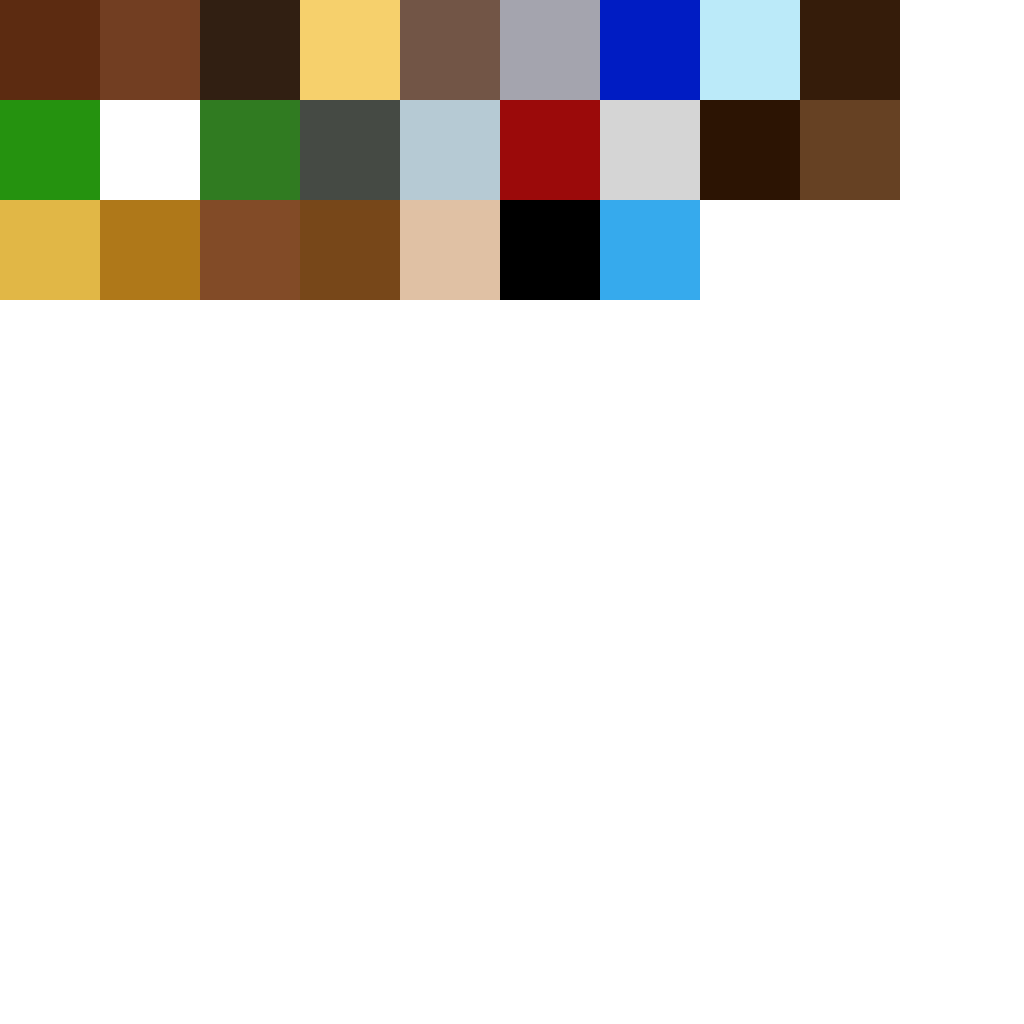
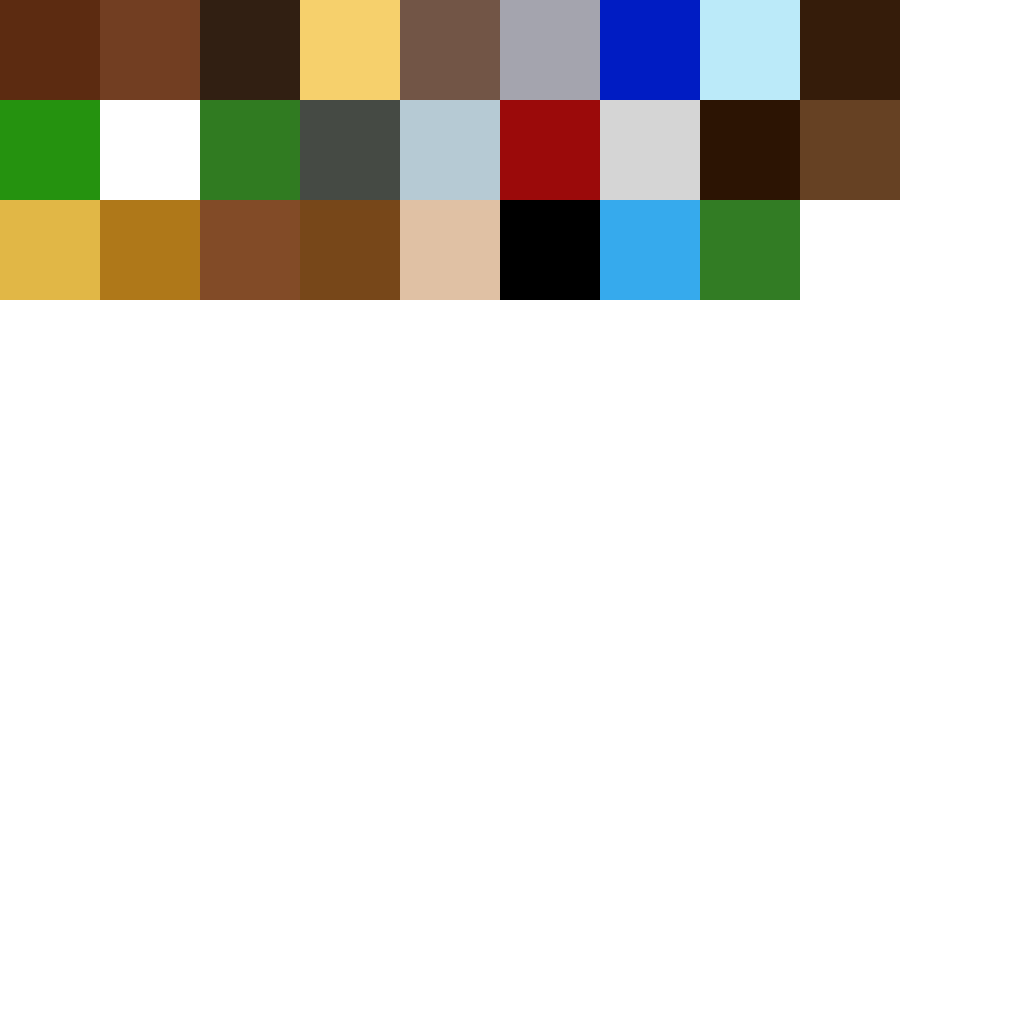
The second w=1024, h=1024 image is a revision of the first. Changes to its layers:
painted on "Background" over [left=700, top=200, right=800, bottom=300]
